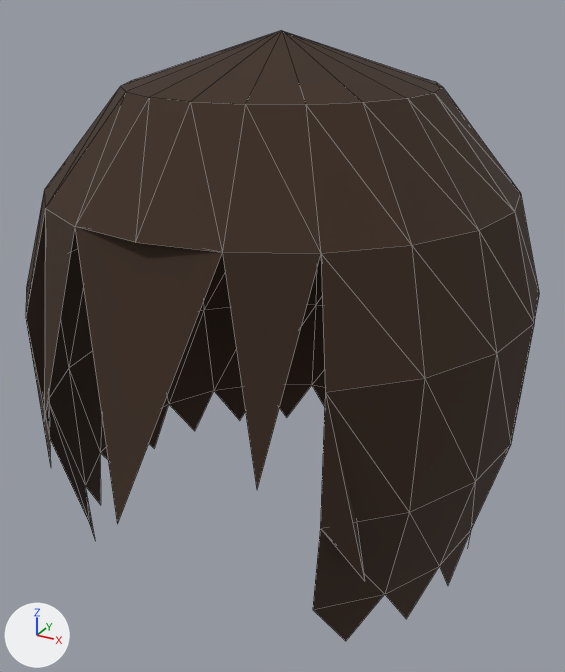
The glTF model assets/avatars/hair_short.glb, before and after one commit.
Both versions are drawn from a 50 mm lens placed at (0.436, -0.792, 1.198), pointed at (0.014, -0.023, 0.814). The axes (+X, +Y, +Z) are drawn at lower left. The lights are the same throughout. The picture after the commit comes second. Mesh edges are drawn as thin lines. Where no turn or scale is listed for an object, it has been applied to the vertices. Vertices at exactly the same position are counted once.

Objects in the first picture: 'hair'.
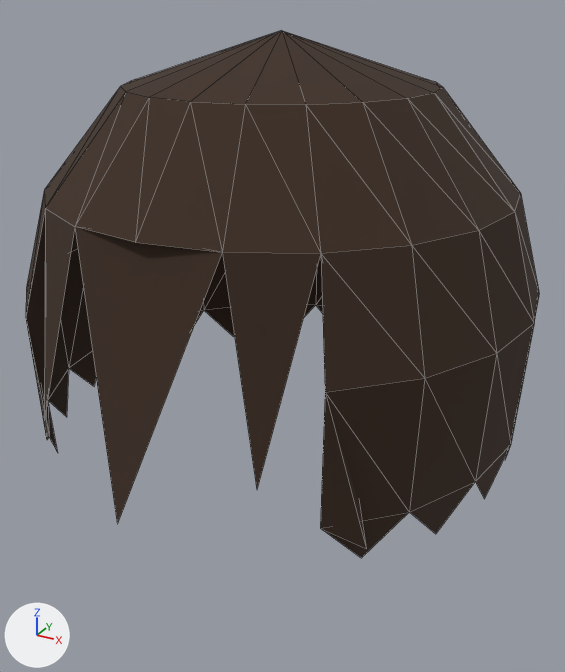
Changed parts and their boxes (x1, y1, x2, y2) in the pictures (565 x 672 px):
'hair', reshaped (14% shorter)
    before: (26, 31, 539, 641)
    after: (26, 31, 539, 558)
part 1 of me_hair_022, cut back
    before: (26, 212, 511, 641)
    after: (26, 212, 511, 558)

The change in detail:
me_hair_022 is used by ob_hair; location (0.0, 0.0, 0.0).
me_hair_022 had 113 vertices, 179 faces and spanned x -0.302..0.302, y -0.327..0.302, z 0.54..1.16.
me_hair_022 now has 96 vertices, 147 faces and spans x -0.302..0.302, y -0.327..0.302, z 0.68..1.16.
Part 1, on me_hair_022:
33 vertices are removed from x -0.262..0.262, y -0.212..0.262, z 0.54..0.6.
48 faces are deleted.
2 vertices move from x -0.21..0.21, y -0.21, z 0.66 to x -0.21..0.21, y -0.21, z 0.7.
16 vertices are added at x -0.283..0.283, y -0.202..0.283, z 0.68.
16 new faces join them.
